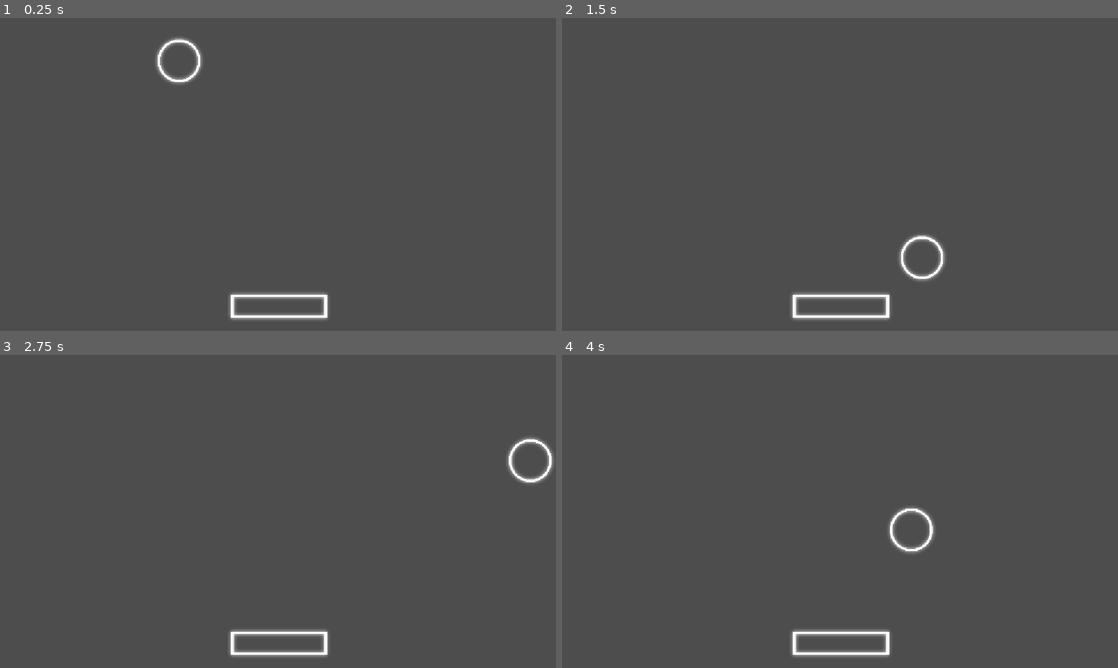
Above: before the commit, frames 1-4 (two rows, left to right).
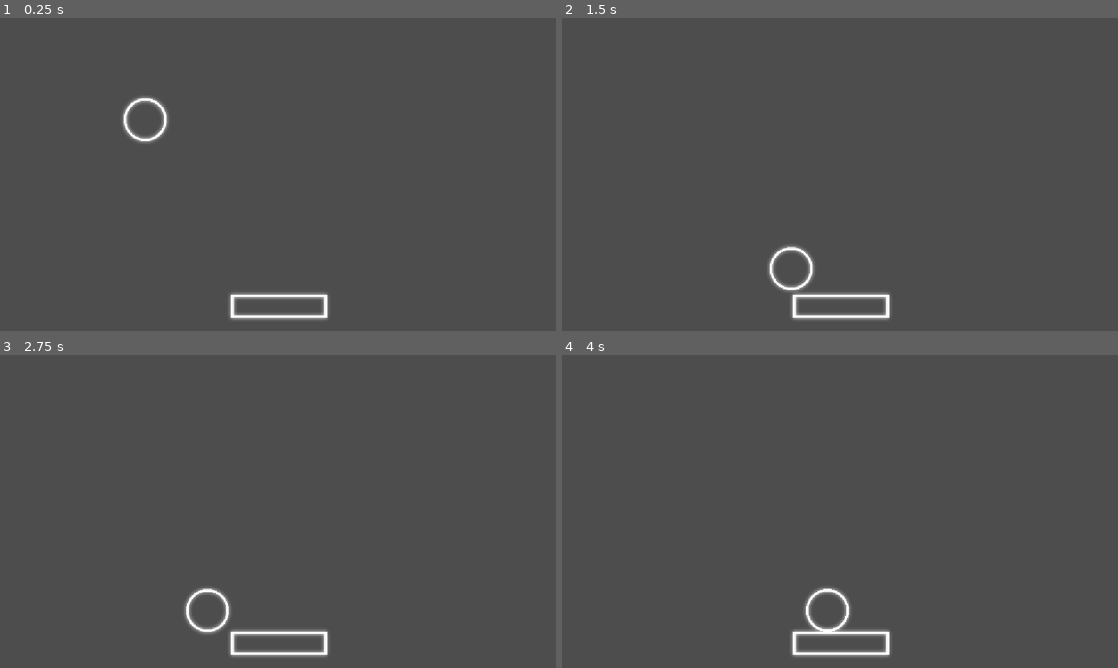
Above: after the commit, the same moments.

Repository: dullxxisdead/My-Godot-Journey
Game: Godot game, scene res://node_2d.tscn
Two runs of this game, one before a commit and one after it. Both use one fixed random seed, a clock stepped at 60 frames per second and the inputs below.
Inputs:
- Up to frame 1 (0.25 s): no input
- Up to frame 2 (1.5 s): tap Enter (ui_accept) at 0.5, 0.6, 0.77, 1.07, 1.35 s; hold Right (ui_right) from 0.53 s (still down)
- Up to frame 3 (2.75 s): tap Enter (ui_accept) at 1.52, 1.82, 2.1 s; release Right (ui_right) at 2.03 s; hold Left (ui_left) from 2.03 s (still down)
- Up to frame 4 (4 s): release Left (ui_left) at 2.78 s; hold Right (ui_right) from 2.78 s (still down); tap Enter (ui_accept) at 2.85, 3.02, 3.32, 3.6, 3.77 s

The runs differ from the first frame. In frame 1, 0.9% of the frame differs, in the area x 22-37%, y 6-40%; in frame 2, 0.9%; in frame 3, 1.0%, in the area x 33-100%, y 26-90%; in frame 4, 0.9%.

Commit message:
A

Diff:
--- a/Breakout/ball.gd
+++ /dev/null
@@ -1,4 +0,0 @@
-extends RigidBody2D
-
-func _physics_process(delta: float) -> void:
-	print(linear_velocity)
--- /dev/null
+++ b/Breakout/ball_2.gd
@@ -0,0 +1,25 @@
+extends CharacterBody2D
+
+
+const SPEED = 300.0
+const JUMP_VELOCITY = -400.0
+
+
+func _physics_process(delta: float) -> void:
+	# Add the gravity.
+	if not is_on_floor():
+		velocity += get_gravity() * delta
+
+	# Handle jump.
+	if Input.is_action_just_pressed("ui_accept") and is_on_floor():
+		velocity.y = JUMP_VELOCITY
+
+	# Get the input direction and handle the movement/deceleration.
+	# As good practice, you should replace UI actions with custom gameplay actions.
+	var direction := Input.get_axis("ui_left", "ui_right")
+	if direction:
+		velocity.x = direction * SPEED
+	else:
+		velocity.x = move_toward(velocity.x, 0, SPEED)
+
+	move_and_slide()
--- a/Breakout/character_body_2d.gd
+++ b/Breakout/character_body_2d.gd
@@ -14,5 +14,3 @@
 	velocity = direction * speed
 	#move_and_slide()
 	print(global_position.y)
-
-#github test
--- a/Breakout/node_2d.tscn
+++ b/Breakout/node_2d.tscn
@@ -2,7 +2,7 @@
 
 [ext_resource type="Texture2D" uid="uid://chai0c1rdav0j" path="res://Sprites/platform.png" id="1_0e48y"]
 [ext_resource type="Script" uid="uid://c5a6xj8vju42v" path="res://character_body_2d.gd" id="1_epypp"]
-[ext_resource type="Script" uid="uid://j42wfugyg3oi" path="res://ball.gd" id="3_0hol4"]
+[ext_resource type="Script" uid="uid://cvi1p5pwmwknu" path="res://ball_2.gd" id="3_0hol4"]
 [ext_resource type="Texture2D" uid="uid://cv6rw7qdq3mny" path="res://Sprites/ball.png" id="3_epypp"]
 
 [sub_resource type="RectangleShape2D" id="RectangleShape2D_nbbtj"]
@@ -17,10 +17,6 @@
 
 [sub_resource type="RectangleShape2D" id="RectangleShape2D_sj0jd"]
 size = Vector2(10, 648)
-
-[sub_resource type="PhysicsMaterial" id="PhysicsMaterial_epypp"]
-friction = 0.0
-bounce = 1.0
 
 [sub_resource type="RectangleShape2D" id="RectangleShape2D_epypp"]
 size = Vector2(88, 87.5)
@@ -61,19 +57,13 @@
 position = Vector2(-5, 324)
 shape = SubResource("RectangleShape2D_sj0jd")
 
-[node name="Ball" type="RigidBody2D" parent="." unique_id=2126266792]
-position = Vector2(304, 181)
-physics_material_override = SubResource("PhysicsMaterial_epypp")
-gravity_scale = 0.0
-linear_velocity = Vector2(300, -400)
-linear_damp_mode = 1
-angular_damp_mode = 1
-angular_damp = 100.0
+[node name="Ball2" type="CharacterBody2D" parent="." unique_id=1408026185]
 script = ExtResource("3_0hol4")
 
-[node name="Sprite2D" type="Sprite2D" parent="Ball" unique_id=1422302303]
+[node name="Sprite2D" type="Sprite2D" parent="Ball2" unique_id=1422302303]
+position = Vector2(304, 181)
 texture = ExtResource("3_epypp")
 
-[node name="CollisionShape2D" type="CollisionShape2D" parent="Ball" unique_id=1511568503]
-position = Vector2(-3, 1.25)
+[node name="CollisionShape2D" type="CollisionShape2D" parent="Ball2" unique_id=1511568503]
+position = Vector2(301, 182.25)
 shape = SubResource("RectangleShape2D_epypp")
Not shown, added: Breakout/ball_2.gd.uid
